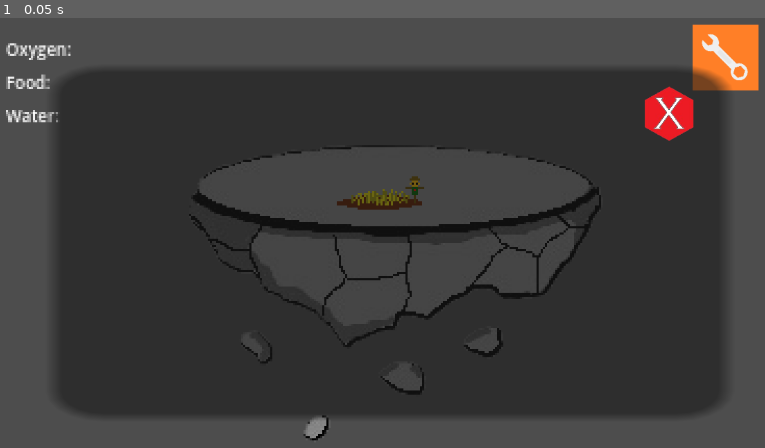
Above: before the commit, frame 1.
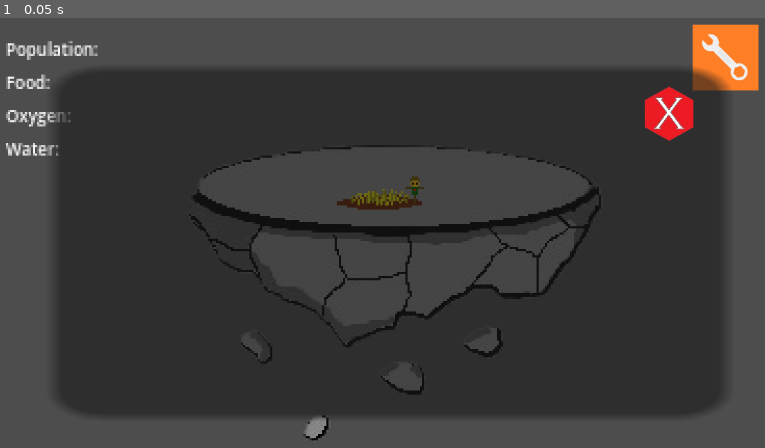
Above: after the commit, the same moment.

Repository: AvilaAndre/GlobalGameJam2025
Game: Godot game, scene res://scenes/planet_focus.tscn
The game is run twice, just before and just after one commit, with the same random seed, the same clock (stepped at 60 frames per second) and the same inputs. This scene is started directly instead of the project's main scene.
Inputs:
- Up to frame 1 (0.05 s): no input

The runs differ from the first frame. In frame 1, 0.5% of the frame differs, in the area x 0-13%, y 5-33%.
Error after the commit: Invalid assignment of property or key 'id' with value of type 'Nil' on a base object of type 'Node2D (planet_info.gd)'. (res://scripts/planet.gd:7)

Commit message:
feat: show island

Diff:
--- a/project.godot
+++ b/project.godot
@@ -18,7 +18,7 @@
 
 [autoload]
 
-Autoload="*res://scripts/autoload.gd"
+Autoload="*res://scripts/globals/autoload.gd"
 SceneSwitcher="*res://scripts/globals/scene_switcher.gd"
 
 [rendering]
--- a/scenes/planet_focus.tscn
+++ b/scenes/planet_focus.tscn
@@ -23,17 +23,23 @@
 offset_right = -140.0
 offset_bottom = -54.0
 
-[node name="Label_Oxygen" type="Label" parent="UI/VBoxContainer"]
+[node name="Label_Population" type="Label" parent="UI/VBoxContainer"]
 texture_filter = 1
 layout_mode = 2
 theme_override_font_sizes/font_size = 8
-text = "Oxygen:"
+text = "Population:"
 
 [node name="Label_Food" type="Label" parent="UI/VBoxContainer"]
 texture_filter = 1
 layout_mode = 2
 theme_override_font_sizes/font_size = 8
 text = "Food:"
+
+[node name="Label_Oxygen" type="Label" parent="UI/VBoxContainer"]
+texture_filter = 1
+layout_mode = 2
+theme_override_font_sizes/font_size = 8
+text = "Oxygen:"
 
 [node name="Label_Water" type="Label" parent="UI/VBoxContainer"]
 texture_filter = 1
--- a/scripts/planet.gd
+++ b/scripts/planet.gd
@@ -3,7 +3,10 @@
 
 # Called when the node enters the scene tree for the first time.
 func _ready() -> void:
-	print("new Planet instantiated")
+	var id = SceneSwitcher.get_param("id")
+	$PlanetInfo.id = id
+
+	print("new Planet instantiated ", id)
 
 
 # Called every frame. 'delta' is the elapsed time since the previous frame.
--- a/scripts/upgrades_button.gd
+++ b/scripts/upgrades_button.gd
@@ -1,5 +1,15 @@
 extends Node
 
+
+func _process(_delta: float) -> void:
+	var data = $".".get_parent().get_node("Planet").info().get_data()
+	if data == null:
+		return
+
+	$VBoxContainer/Label_Population.text = "Population: " + str(data.population)
+	$VBoxContainer/Label_Food.text = "Food: " + str(snapped(data.food, 0.1))
+	$VBoxContainer/Label_Oxygen.text = "Oxygen: " + str(snapped(data.oxygen, 0.1))
+	$VBoxContainer/Label_Water.text = "Water: " + str(snapped(data.water, 0.1))
 
 func _on_upgrades_button_pressed():
 	$UpgradePanel.visible = true
Not shown: 1 places in entities/planet.tscn that only renumber resources
Not shown: 1 places in scenes/planet_focus.tscn that only renumber resources
Renamed: scripts/autoload.gd -> scripts/globals/autoload.gd
Not shown, added: leaf1.TTF.import-uBgikS
